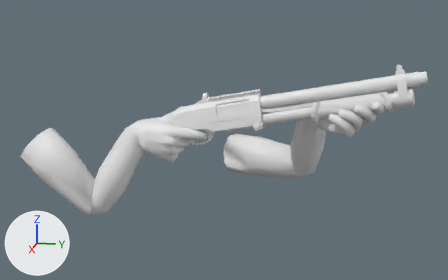
Two versions of the glTF model Meshes/DemoShotgun.glb, one commit apart.
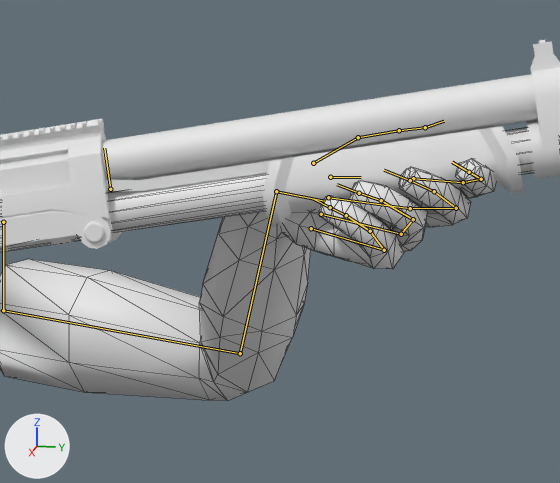
Each version appears first whole from a camera (50 mm lens) standing at (1.818, 0.697, 0.251) and looking at (-0.06, 0.321, -0.218), and next in a close-up on the part from 51% to 90% of the width and 18% to 73% of the height. Every picture has the same lights, and +X, +Y and +Z are marked at lower left. The last two pictures show the newer version. Both versions are drawn at frame 21 of the action 'Shot'; the numbers are the values there. The bones that change, and the others that lie on the model, are drawn over the model as lines in the close-ups. The close-ups show mesh edges as thin lines.

Names of what the first close-up shows: 'Arms', 'Magazine', 'Shotgun'.
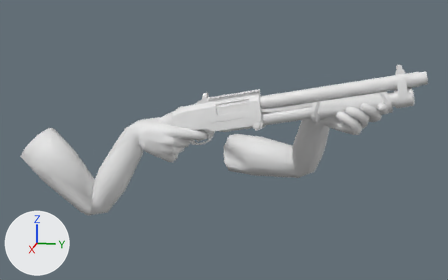
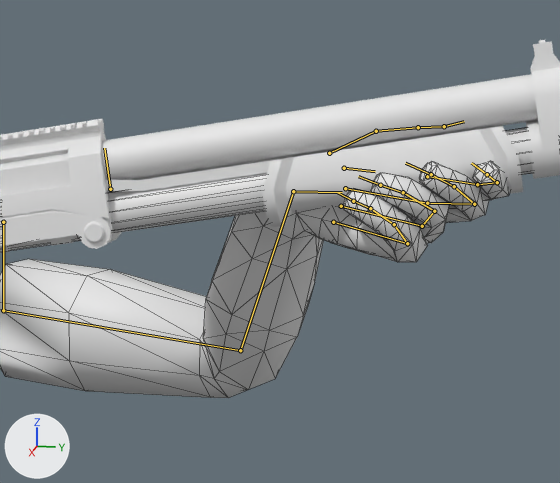
What differs and where, as boxes [x1, y1, x2, y2] in the close-ups (560 x 483 px):
'Arms', posed: before [0, 158, 496, 401]; after [0, 161, 510, 398]
bone 'hand.L', root to tip: before (276, 191) to (324, 201); after (293, 191) to (342, 192)
bone 'forearm.L', root to tip: before (276, 191) to (240, 353); after (293, 191) to (240, 350)
bone 'upper_arm.L', root to tip: before (240, 353) to (3, 310); after (240, 350) to (3, 310)
bone 'palm.01.L', root to tip: before (330, 177) to (361, 177); after (344, 168) to (375, 171)
bone 'palm.02.L', root to tip: before (328, 197) to (410, 208); after (345, 188) to (427, 203)
bone 'palm.03.L', root to tip: before (321, 214) to (401, 234); after (341, 206) to (422, 226)
bone 'palm.04.L', root to tip: before (311, 228) to (384, 250); after (333, 222) to (407, 243)

The edits, one by one:
Bone 'hand.L' (bone_hand_l) moves from (0.266, -0.587, 0.692) to (0.264, -0.584, 0.707).
Bone 'hand.L' (bone_hand_l) turns from (77, 4, -84) to (85, 9, -83) degrees about its own x, y and z.
Bone 'forearm.L' (bone_forearm_l) turns from (-47, -57, -37) to (-36, -49, -38) degrees about its own x, y and z.
Bone 'upper_arm.L' (bone_upper_arm_l) turns from (46, -4, 9) to (43, -3, 9) degrees about its own x, y and z.
Bone 'palm.01.L' (bone_palm_01_l) turns from (5, 0, 0) to (-3, -3, -12) degrees about its own x, y and z.
Bone 'palm.02.L' (bone_palm_02_l) turns from (0, 0, 0) to (-6, -3, -10) degrees about its own x, y and z.
Bone 'palm.03.L' (bone_palm_03_l) turns from (5, 0, 0) to (0, -3, -8) degrees about its own x, y and z.
Bone 'palm.04.L' (bone_palm_04_l) turns from (20, 0, 0) to (16, -4, -8) degrees about its own x, y and z.
